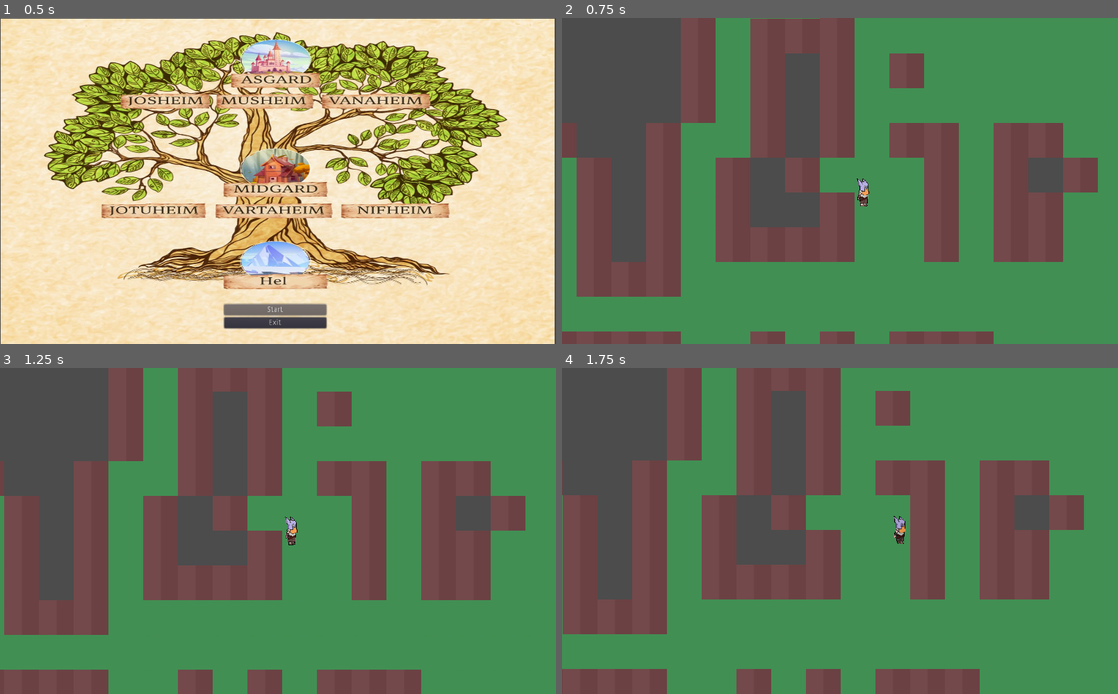
Above: before the commit, frames 1-4 (two rows, left to right).
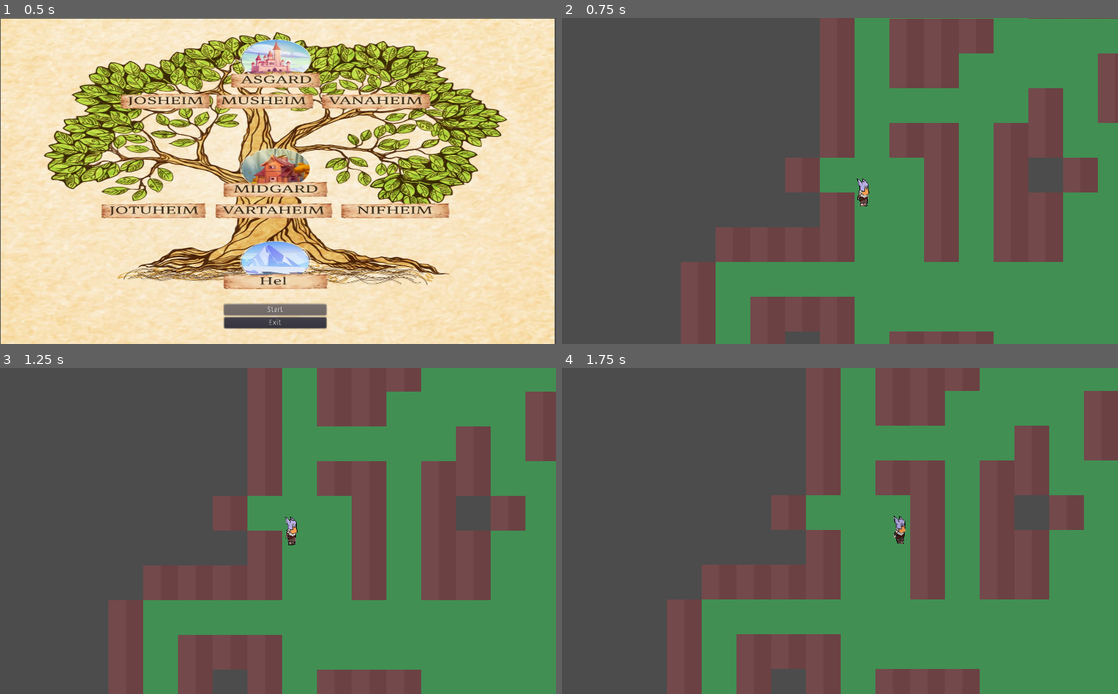
Above: after the commit, the same moments.

Repository: majg8a/game_jam_project_2023
Game: Godot game, scene res://Scenes/Menu.tscn
Two runs of this game, one before a commit and one after it. Both use one fixed random seed, a clock stepped at 60 frames per second and the inputs below.
Inputs:
- Up to frame 1 (0.5 s): no input
- Up to frame 2 (0.75 s): click "Start" at 0.5 s
- Up to frame 3 (1.25 s): no input
- Up to frame 4 (1.75 s): hold Right (right) from 1.28 s (still down)

Frame 1 is identical in both runs. In frame 2, 31% of the frame differs, in the area x 0-100%, y 0-100%; in frame 3, 30%; in frame 4, 30%.

Commit message:
feat: enemies

Diff:
--- a/Scenes/Menu.tscn
+++ b/Scenes/Menu.tscn
@@ -15,9 +15,6 @@
 anchor_right = 1.0
 anchor_bottom = 1.0
 script = ExtResource( 2 )
-__meta__ = {
-"_edit_use_anchors_": false
-}
 
 [node name="Menu" type="Sprite" parent="."]
 position = Vector2( 511.875, 301 )
--- /dev/null
+++ b/Scenes/enemy.tscn
@@ -0,0 +1,18 @@
+[gd_scene load_steps=4 format=2]
+
+[ext_resource path="res://assets/Golem_Idle_5.png" type="Texture" id=1]
+[ext_resource path="res://script/enemy.gd" type="Script" id=2]
+
+[sub_resource type="RectangleShape2D" id=1]
+extents = Vector2( 11.5, 8.5 )
+
+[node name="KinematicBody2D" type="KinematicBody2D"]
+script = ExtResource( 2 )
+
+[node name="CollisionShape2D" type="CollisionShape2D" parent="."]
+shape = SubResource( 1 )
+
+[node name="Sprite" type="Sprite" parent="."]
+position = Vector2( 0, -12 )
+scale = Vector2( 0.5, 0.78125 )
+texture = ExtResource( 1 )
--- a/Scenes/world.tscn
+++ b/Scenes/world.tscn
@@ -1,9 +1,10 @@
-[gd_scene load_steps=8 format=2]
+[gd_scene load_steps=9 format=2]
 
 [ext_resource path="res://script/Walker.gd" type="Script" id=1]
 [ext_resource path="res://script/World.gd" type="Script" id=2]
 [ext_resource path="res://assets/asgard_floor_op.jpg" type="Texture" id=3]
 [ext_resource path="res://Scenes/player.tscn" type="PackedScene" id=4]
+[ext_resource path="res://Scenes/enemy.tscn" type="PackedScene" id=5]
 [ext_resource path="res://assets/wall.jpg" type="Texture" id=6]
 
 [sub_resource type="ConvexPolygonShape2D" id=1]
@@ -49,6 +50,9 @@
 [node name="world" type="Node2D"]
 script = ExtResource( 2 )
 
+[node name="enemy" parent="." instance=ExtResource( 5 )]
+visible = false
+
 [node name="TileMap" type="TileMap" parent="."]
 tile_set = SubResource( 2 )
 cell_size = Vector2( 32, 32 )
--- a/script/World.gd
+++ b/script/World.gd
@@ -2,14 +2,21 @@
 
 const Walker = preload("Walker.gd")
 onready var tileMap = $TileMap
-
+onready var player = $player
+var map = []
+const enemyCount = 8
+var currentEnemyCount = 1
+const radiusVector =  Vector2(64, 64)
+onready var enemy_1 = preload("res://Scenes/enemy.tscn")
 
 func _ready():
 	generate_level()
+	generate_enemies()
+
 
 func generate_level():
 	var walker = Walker.new(Vector2.ZERO)
-	var map = walker.walk(10000)
+	map = walker.walk(1000)
 	walker.queue_free()
 
 	for location in map:
@@ -20,3 +27,26 @@
 		tileMap.set_cellv(wall,1)
 
 	tileMap.update()
+
+
+
+func _on_Enemy_timer_timeout():
+	generate_enemies()
+
+func generate_enemies():
+	if enemyCount <= currentEnemyCount:
+		return
+
+	var brothers = []
+
+	for i in enemyCount:
+		if not i == 0:
+			var newEnemy = enemy_1.instance()
+			var enemyPosition = int(floor((len(map) -1 )/ i))
+			newEnemy.position = map[enemyPosition]*32 + Vector2(16,16)
+			newEnemy.setNodeToApproach(player)
+			currentEnemyCount += 1
+			brothers.append(newEnemy)
+	for bro in brothers:
+		bro.setBorthers(brothers)
+		self.add_child(bro ,false)
--- /dev/null
+++ b/script/enemy.gd
@@ -0,0 +1,23 @@
+extends KinematicBody2D
+
+var positionToApproach = Vector2()
+var node = null
+const speed = .8
+var speedVector = Vector2(speed,speed)
+var brothers = []
+
+func _physics_process(delta):
+	if node == null:
+		return
+	var finalPosition = node.position - position
+	for bro in brothers:
+		finalPosition * -bro.position
+	move_and_slide( finalPosition)
+
+func setNodeToApproach(newNode):
+	node = newNode
+
+func setBorthers(newBrothers):
+	for bro in newBrothers:
+		if not bro == self:
+			brothers.append(bro)
Binary file added: assets/Golem_Idle_5.png
Not shown, added: assets/Golem_Idle_5.png.import
